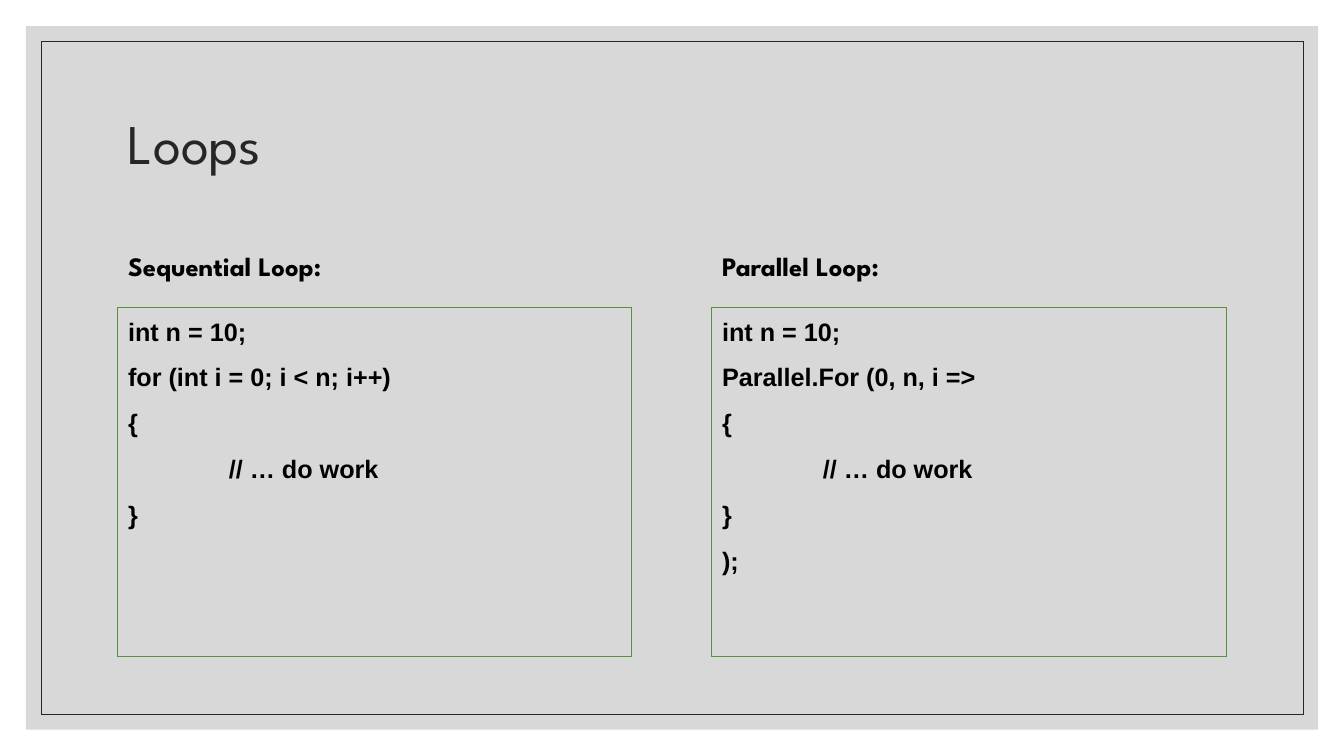
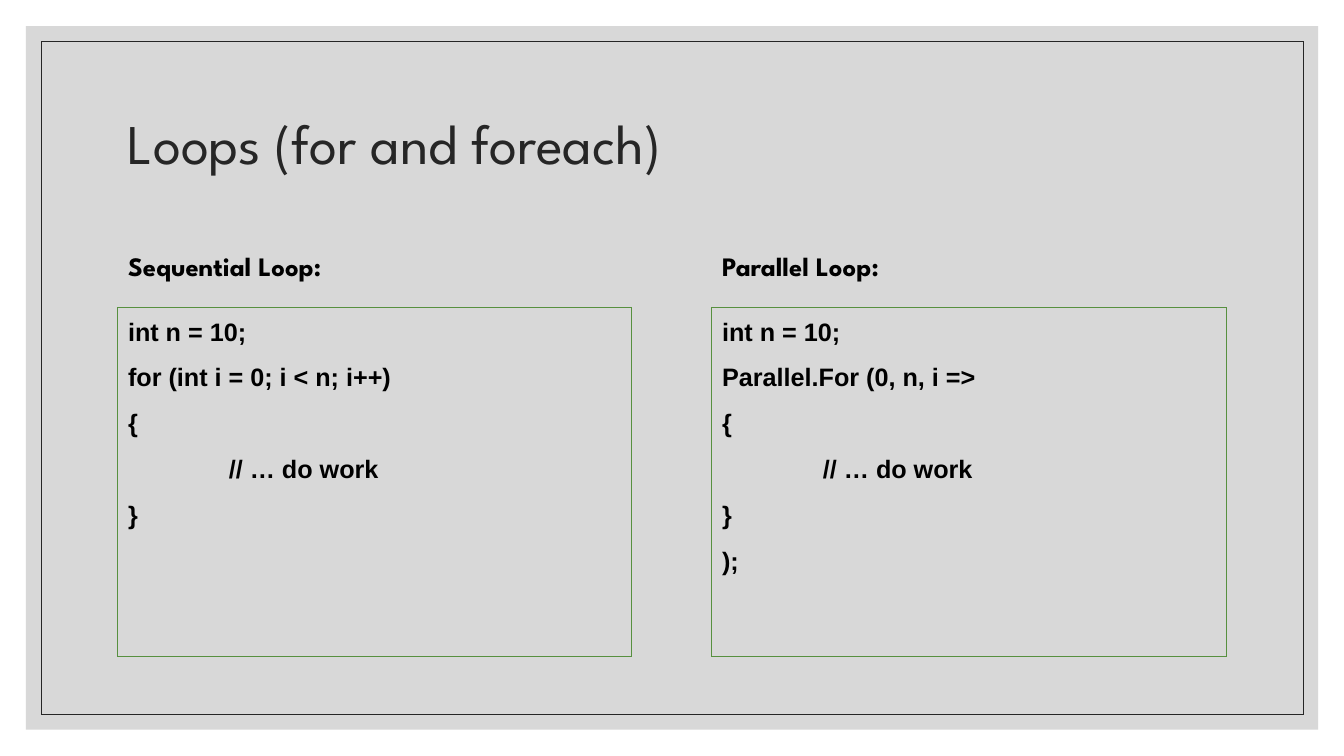
Before and after one commit to belward1/CSC543FinalProject, a slide deck: slide 8 of CSC543FinalProject/CSC 543 - Spring 2021 - Final Project - Bob Elward.pptx. Drawn at 1344x756 pixels with LibreOffice and Linux fonts; fonts in the diff are those of the drawing. Boxes give left, top, right and bottom in pixels: in the first picture for what was removed or moved away, otherwise in the second. Text is boxed around its words. In the diff, an @@ line names an element or a change of style, - is before the commit and + after.

```diff
--- a/CSC543FinalProject/CSC 543 - Spring 2021 - Final Project - Bob Elward.pptx
+++ b/CSC543FinalProject/CSC 543 - Spring 2021 - Final Project - Bob Elward.pptx
@@ title at (x1=128, y1=125, x2=662, y2=176): text changed @@
-Loops
+Loops (for and foreach)
```
Also in this commit, not shown: 5 other slides changed, 2 other files.
